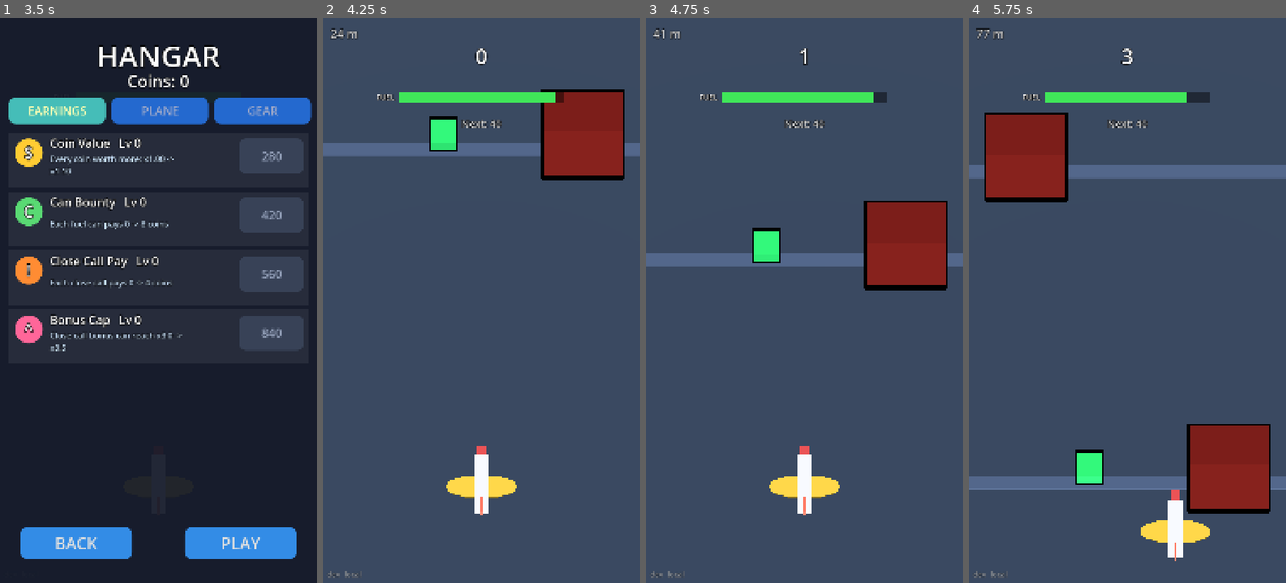
Above: before the commit, frames 1-4 (left to right).
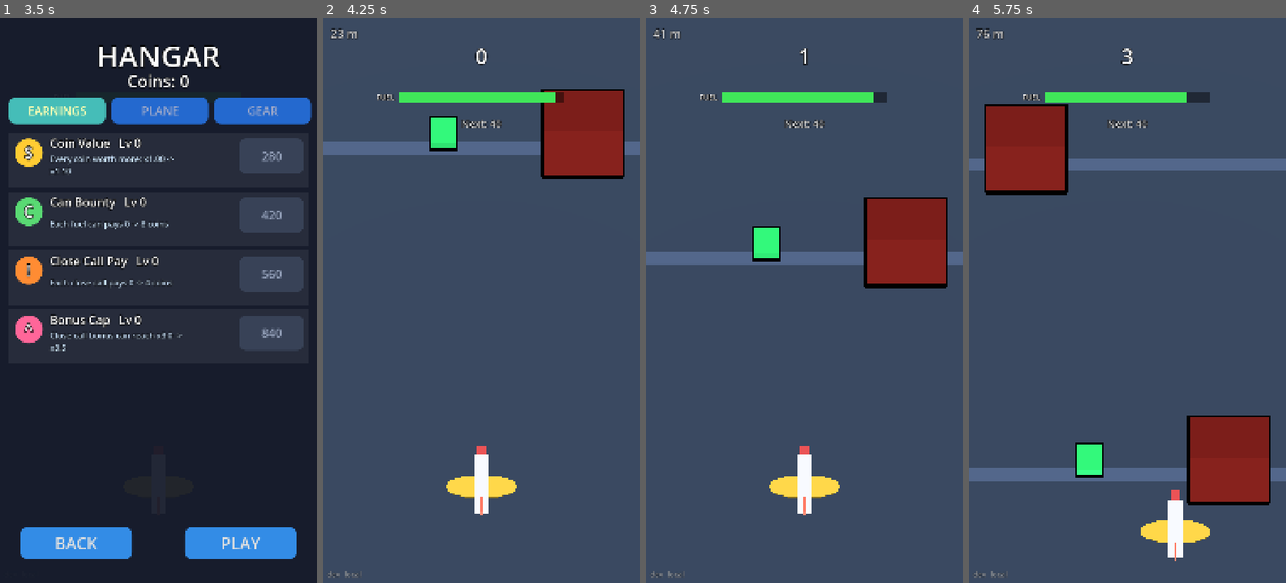
Above: after the commit, the same moments.

Repository: Hotshotted/sky-dodge
Game: Godot game, scene res://scenes/main.tscn
Two runs of this game, one before a commit and one after it. Both use one fixed random seed, a clock stepped at 60 frames per second and the inputs below.
Inputs (mouse positions are in pixels of both pictures, inside the frame that each line leads up to):
- Up to frame 1 (3.5 s): click "PLAY" at 0.5 s; click "PLAY" at 1.25 s; click "Countryside x1 coins Best 0 m…" at 2 s; click "HANGAR" at 2.75 s
- Up to frame 2 (4.25 s): click "PLAY" at 3.5 s
- Up to frame 3 (4.75 s): move the mouse to (874, 272) at 4.27 s; click (874, 272) at 4.42 s
- Up to frame 4 (5.75 s): drag from (1064, 328) to (1111, 413) at 5.02 s

Frame 1 is identical in both runs. In frame 2, 0.6% of the frame differs, in the area x 0-100%, y 1-29%; in frame 3, 0.9%; in frame 4, 6.3%, in the area x 0-100%, y 1-88%.

Commit message:
Countryside speed: no ramp, one step per wave cycle while a BREATHER passes (speed_step), top speed in about 4.4 minutes; patterns chosen for the stepped speed
Co-Authored-By: Claude Sonnet 5.5 <noreply@anthropic.com>
Claude-Session: https://claude.ai/code/session_01VXGMnPLKttRReKrjaHu4gF

Diff:
--- a/scripts/Main.gd
+++ b/scripts/Main.gd
@@ -46,6 +46,7 @@
 var _warming := false
 static var _haptic_warmed := false  # first-touch haptic warm-up done (once per app session)
 static var _warmed := false  # pre-warm only once per app session
+var _kit_speed := 0.0      # Countryside stepped scroll speed (eased)
 var elapsed := 0.0      # run time, drives the speed ramp
 var alive := true
 var _death_time := 0.0
@@ -227,6 +228,7 @@
 		_bonus_timer = Tuning.bonus_hold_time
 		_decay_acc = 1.0
 	elapsed = 0.0
+	_kit_speed = Tuning.base_speed
 	alive = true
 	spawner.run_time = 0.0
 	fuel = Tuning.fuel_max()
@@ -334,6 +336,9 @@
 	picks.update(delta)
 	var tail := 1.0 + picks.value("tailwind") * 0.01   # Tailwind: more speed and more coins
 	var speed := Tuning.map_speed(map, elapsed) * tail
+	if spawner.kit_on:   # Countryside: no ramp, only the steps a BREATHER brings (eased in)
+		_kit_speed = move_toward(_kit_speed, spawner.stepped_speed(spawner.speed_steps), Tuning.speed_step_rate * delta)
+		speed = _kit_speed * tail
 	var step := speed * delta
 	score += step * Tuning.coins_per_unit * distance_pay() * earn_mult()
 	spawner.near_miss_scale = 1.0 + picks.value("daredevil") * 0.01
--- a/scripts/Spawner.gd
+++ b/scripts/Spawner.gd
@@ -51,6 +51,8 @@
 	var obs_ghosts: Array[MeshInstance3D] = []    # the frames of the cubes in use (same order as obs)
 	var obs: Array[MeshInstance3D] = []   # the cubes in use (same order as xs)
 	var outlines: Array[ShaderMaterial] = []  # their outline materials (same order)
+	var breather := false                 # spawned during a BREATHER
+	var step_mark := false                # the BREATHER's speed step is applied when this row reaches the plane
 	var entered := false                  # plane has been near this row
 	var passed := false                   # near-miss check already done
 	var min_clear := INF                  # closest approach seen
@@ -78,6 +80,8 @@
 		obs.clear()
 		obs_ghosts.clear()
 		outlines.clear()
+		step_mark = false
+		breather = false
 		entered = false
 		passed = false
 		min_clear = INF
@@ -235,6 +239,9 @@
 	pattern_name = ""
 	wave_phase = 0
 	wave_cycle = 0
+	speed_steps = 0
+	speed_steps_planned = 0
+	_step_marked_cycle = -1
 	_wave_start = 0.0
 	_wave_apply()
 	_safe_col = Tuning.column_count / 2
@@ -253,6 +260,11 @@
 	_last_row_z += dist
 	_advance_clouds(dist)
 	hazards.advance(dist)
+	if kit_on:
+		for r in _rows:
+			if r.step_mark and r.position.z >= plane_z - 8.0:
+				r.step_mark = false
+				speed_steps += 1
 	while _last_row_z > -Tuning.spawn_distance:
 		_last_row_z -= Tuning.spawn_spacing
 		rows_spawned += 1
@@ -615,6 +627,11 @@
 	row.visible = true
 	row.stripe.scale = Vector3(Tuning.ortho_size * 2.0, 0.1, 0.4)
 	_carriers[_pat_row] = row
+	row.breather = wave_phase == 3
+	if wave_phase == 3 and _step_marked_cycle != wave_cycle:   # the first BREATHER row of a cycle carries the speed step
+		_step_marked_cycle = wave_cycle
+		row.step_mark = true
+		speed_steps_planned += 1
 	Patterns.realize(kit, _pat, _pat_mirror, _carriers, _hay_fill, _pat_row)
 	var open: Array[bool] = []
 	for c in Tuning.column_count:
@@ -661,8 +678,15 @@
 var wave_hay_mult := 1.0
 const WAVE_NAMES := ["CALM", "BUILD", "PEAK", "BREATHER"]
 var wave_phase := 0
+var speed_steps := 0                # speed steps applied so far (a BREATHER reached the plane)
+var speed_steps_planned := 0        # ...and spawned (patterns are chosen for the speed they will be flown at)
+var _step_marked_cycle := -1
 var wave_cycle := 0                 # finished CALM-BUILD-PEAK-BREATHER rounds this run
 var _wave_start := 0.0              # run_time when the current phase began
+
+## The Countryside's scroll speed after `steps` steps.
+func stepped_speed(steps: int) -> float:
+	return minf(Tuning.base_speed + steps * Tuning.speed_step, Tuning.max_speed)
 
 func wave_name() -> String:
 	return "%s #%d" % [WAVE_NAMES[wave_phase], wave_cycle + 1]
@@ -731,6 +755,7 @@
 		if not forced.is_empty():
 			return forced
 	var rng := wave_range()
+	var spd := maxf(scroll_speed, stepped_speed(speed_steps_planned)) if kit_on else scroll_speed
 	var slack := 0.5
 	while slack < 6.0:
 		var pool: Array[Dictionary] = []
@@ -738,7 +763,7 @@
 		for p in Patterns.all():
 			if p["name"] == _pat_last or float(p["diff"]) < rng.x - slack or float(p["diff"]) > rng.y + slack:
 				continue
-			if scroll_speed < float(p["speed"][0]) - 1.0 or scroll_speed > float(p["speed"][1]):
+			if spd < float(p["speed"][0]) - 0.01 or spd > float(p["speed"][1]):
 				continue
 			pool.append(p)
 			var w := 1.0 + 0.5 * (float(p["diff"]) - rng.x)
--- a/scripts/TunePanel.gd
+++ b/scripts/TunePanel.gd
@@ -15,6 +15,7 @@
 	["base_speed", "Start speed", 3.0, 15.0, 0.5],
 	["max_speed", "Top speed", 10.0, 50.0, 1.0],
 	["speed_ramp", "Speed ramp (per s)", 0.0, 1.0, 0.01],
+	["speed_step", "Countryside speed step", 0.0, 8.0, 0.1],
 	["fuel_drain", "Fuel drain (per s)", 0.5, 8.0, 0.1],
 	["fuel_refill", "Fuel refill (per can)", 5.0, 60.0, 1.0],
 	["fuel_can_chance", "Fuel can chance", 0.0, 1.0, 0.01],
--- a/scripts/Tuning.gd
+++ b/scripts/Tuning.gd
@@ -38,6 +38,10 @@
 var speed_ramp := 0.10
 ## Scroll speed never exceeds this.
 var max_speed := 26.0
+## Countryside: speed does not ramp. It steps up by speed_step once per wave cycle, while a BREATHER passes the plane
+## (eased in at speed_step_rate units/s per second), toward max_speed: (26 - 7) / 3.2 = 6 steps, about 4.5 minutes.
+var speed_step := 3.2
+var speed_step_rate := 2.0
 
 # ---------- Obstacle spawning ----------
 ## Distance between spawn rows (units). Bigger = more time to react.
--- a/tests/smoke_test.gd
+++ b/tests/smoke_test.gd
@@ -343,7 +343,7 @@
 		defaults[e[0]] = tuning.get(e[0])
 	for t in panel.TOGGLES:
 		defaults[t[0]] = tuning.get(t[0])
-	check(panel.ENTRIES.size() == 21 and panel._sliders.size() == 21 and panel._toggles.size() == 1, "21 sliders and 1 on/off switch for the tuned values")
+	check(panel.ENTRIES.size() == 22 and panel._sliders.size() == 22 and panel._toggles.size() == 1, "22 sliders and 1 on/off switch for the tuned values")
 	var all_match := true
 	for e in panel.ENTRIES:
 		if not is_equal_approx(panel._sliders[e[0]].value, tuning.get(e[0])):
@@ -2943,6 +2943,38 @@
 	check(main.tune_panel._status.text == "%s | %s" % [pz_gsp.pattern_name, pz_gsp.wave_name()] and pz_gsp.pattern_name != "", "the ?tune status shows the pattern and the wave phase: \"%s\"" % main.tune_panel._status.text)
 	pz_gsp._release_row(pz_gsp._rows[-1])
 	pz_gsp.kit.release_all()
+	# speed only steps up while a BREATHER passes, toward the top speed in about 4-5 minutes
+	pz_gsp.reset(-14.0)
+	pz_gsp.plane_z = 7.6
+	var st_t := 0.0
+	var st_speed: float = tuning.base_speed
+	var st_top_t := -1.0
+	var st_band_ok := true
+	var st_last_pat := ""
+	var st_mid_wave := 0
+	var st_prev_steps := 0
+	while st_t < 330.0:
+		pz_gsp.run_time = st_t
+		pz_gsp.scroll_speed = st_speed
+		pz_gsp.advance(st_speed * 0.05)
+		if pz_gsp.speed_steps != st_prev_steps:
+			st_prev_steps = pz_gsp.speed_steps
+			var near_breather := false
+			for rr in pz_gsp._rows:
+				near_breather = near_breather or rr.breather
+			st_mid_wave += int(not near_breather)
+		st_speed = pz_gsp.stepped_speed(pz_gsp.speed_steps)
+		if pz_gsp.pattern_name != st_last_pat:
+			st_last_pat = pz_gsp.pattern_name
+			var sp_pat: Dictionary = P.find(st_last_pat)
+			var planned: float = maxf(st_speed, pz_gsp.stepped_speed(pz_gsp.speed_steps_planned))
+			st_band_ok = st_band_ok and planned >= float(sp_pat["speed"][0]) - 0.01 and planned <= float(sp_pat["speed"][1])
+		if st_top_t < 0.0 and st_speed >= tuning.max_speed - 0.001:
+			st_top_t = st_t
+		st_t += 0.05
+	check(st_top_t > 230.0 and st_top_t < 300.0, "speed reaches the top in steps after %.0f s (about 4-5 minutes)" % st_top_t)
+	check(pz_gsp.speed_steps >= 6 and st_mid_wave == 0, "one step per wave cycle, each applied while a BREATHER row is on screen (%d steps, %d mid-wave)" % [pz_gsp.speed_steps, st_mid_wave])
+	check(st_band_ok, "every chosen pattern is inside its speed band at the speed step it will be flown at")
 	pz_gsp.reset()
 	pz_gsp.kit_enabled = false
 
